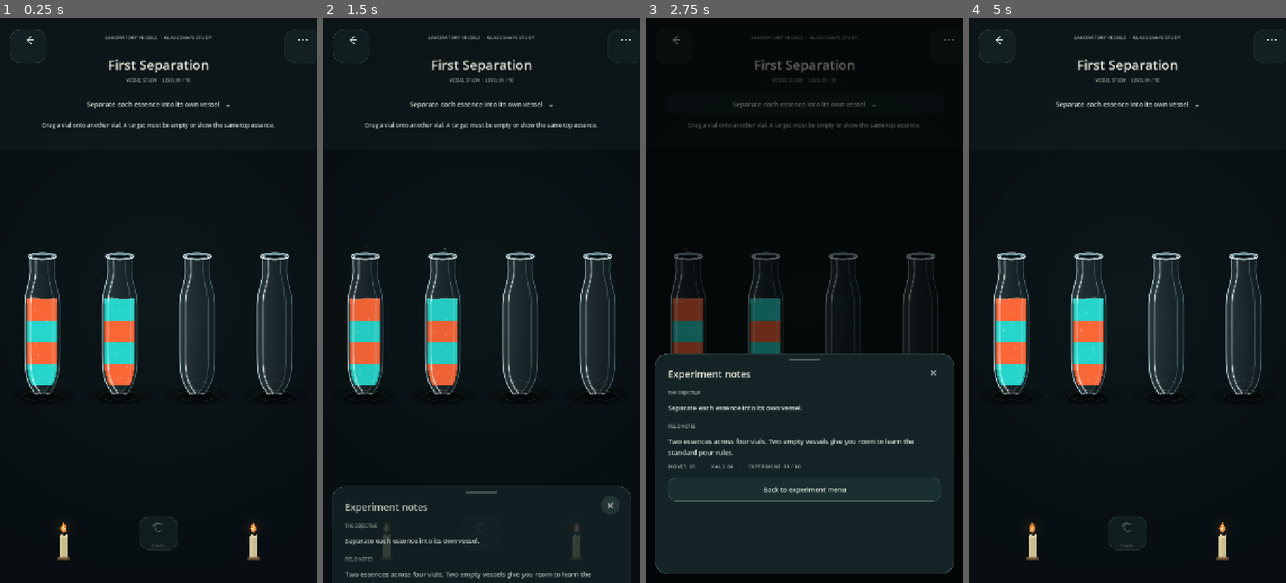
Above: before the commit, frames 1-4 (left to right).
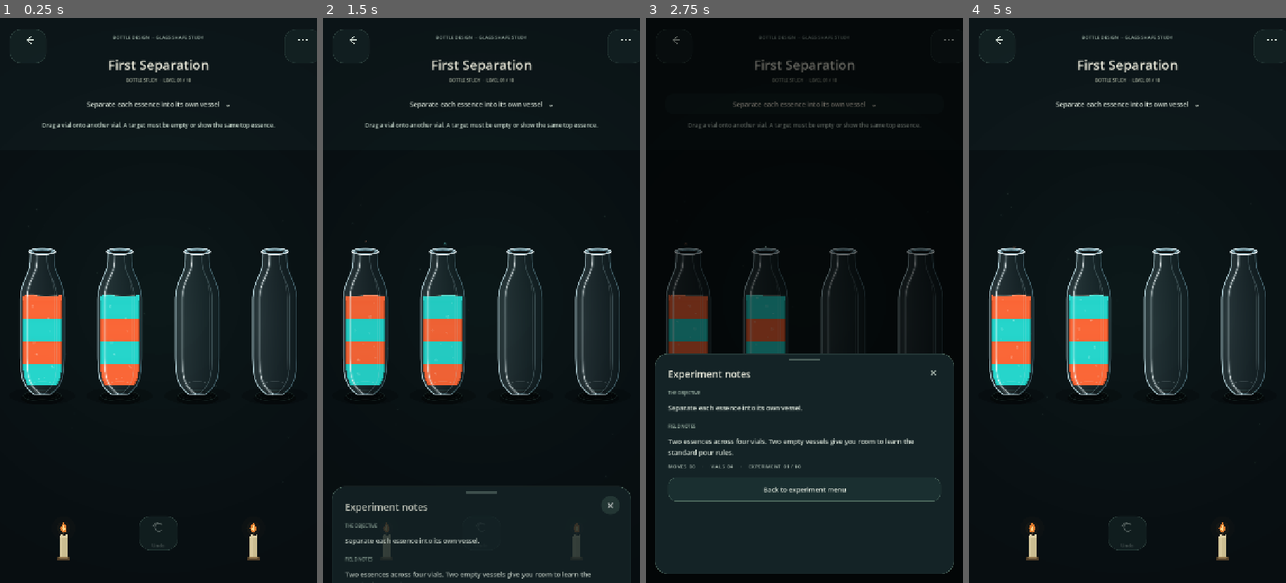
Above: after the commit, the same moments.

Repository: Kryodo/spell-sort-game
Game: Godot game, scene res://scenes/test_tube_sorting_board.tscn
Same seed, same stepped clock (60 frames per second), same inputs: the game is played once before the commit and once after it. This scene is started directly instead of the project's main scene.
Inputs:
- Up to frame 1 (0.25 s): no input
- Up to frame 2 (1.5 s): click "Separate each essence into it…" at 0.5 s; click "×" at 1.25 s
- Up to frame 3 (2.75 s): click "Separate each essence into it…" at 2 s
- Up to frame 4 (5 s): click "×" at 2.75 s; click "Separate each essence into it…" at 3.5 s; click "×" at 4.25 s

The runs differ from the first frame. In frame 1, 6.0% of the frame differs, in the area x 6-94%, y 3-67%; in frame 2, 5.9%; in frame 3, 2.2%; in frame 4, 6.1%.

Commit message:
Match procedural bottle study to reference design

Diff:
--- a/scripts/test_tube_sorting_board.gd
+++ b/scripts/test_tube_sorting_board.gd
@@ -62,12 +62,12 @@
 func _refresh_hud() -> void:
 	super._refresh_hud()
 	if is_instance_valid(_chapter_label):
-		_chapter_label.text = "LABORATORY VESSELS  ·  GLASS SHAPE STUDY"
+		_chapter_label.text = "BOTTLE DESIGN  ·  GLASS SHAPE STUDY"
 	if is_instance_valid(level_label):
 		if round_complete:
-			level_label.text = "VESSEL STUDY  ·  EXPERIMENT COMPLETE"
+			level_label.text = "BOTTLE STUDY  ·  EXPERIMENT COMPLETE"
 		else:
-			level_label.text = "VESSEL STUDY  ·  LEVEL %02d / 10" % (current_level + 1)
+			level_label.text = "BOTTLE STUDY  ·  LEVEL %02d / 10" % (current_level + 1)
 
 
 func _return_to_world() -> void:
--- a/scripts/test_tube_vial.gd
+++ b/scripts/test_tube_vial.gd
@@ -4,30 +4,30 @@
 # pour behaviour remain shared with the existing vessel system; only the glass
 # silhouette and its reflections are authored here.
 
-const BOTTLE_BODY_WIDTH_RATIO := 0.55
-const BOTTLE_BODY_TOP_RATIO := 0.085
-const BOTTLE_BODY_HEIGHT_RATIO := 0.855
+const BOTTLE_BODY_WIDTH_RATIO := 0.66
+const BOTTLE_BODY_TOP_RATIO := 0.055
+const BOTTLE_BODY_HEIGHT_RATIO := 0.89
 
 
 func _profile_points() -> Array[Vector2]:
-	# A softly curved neck opens into a broad cylindrical body. The lower
-	# shoulders roll inward to a gently flattened, rounded glass foot.
+	# The reference bottle has a compact neck, a soft shoulder and a broad,
+	# mostly straight-sided body. Its corners stay rounded rather than bulbous.
 	return [
-		Vector2(0.000, 0.290),
-		Vector2(0.025, 0.310),
-		Vector2(0.065, 0.310),
-		Vector2(0.115, 0.305),
-		Vector2(0.165, 0.325),
-		Vector2(0.220, 0.375),
-		Vector2(0.285, 0.430),
-		Vector2(0.350, 0.450),
-		Vector2(0.700, 0.450),
-		Vector2(0.790, 0.445),
-		Vector2(0.865, 0.415),
-		Vector2(0.915, 0.365),
-		Vector2(0.955, 0.295),
-		Vector2(0.982, 0.225),
-		Vector2(1.000, 0.190)
+		Vector2(0.000, 0.255),
+		Vector2(0.035, 0.255),
+		Vector2(0.075, 0.258),
+		Vector2(0.120, 0.275),
+		Vector2(0.170, 0.335),
+		Vector2(0.220, 0.405),
+		Vector2(0.275, 0.455),
+		Vector2(0.325, 0.470),
+		Vector2(0.745, 0.470),
+		Vector2(0.825, 0.462),
+		Vector2(0.890, 0.430),
+		Vector2(0.935, 0.370),
+		Vector2(0.970, 0.285),
+		Vector2(0.990, 0.215),
+		Vector2(1.000, 0.175)
 	]
 
 
@@ -108,8 +108,8 @@
 		rect.get_center().x,
 		rect.end.y - rect.size.y * 0.075
 	)
-	var radius_x := rect.size.x * 0.235
-	var radius_y := size.x * 0.040
+	var radius_x := rect.size.x * 0.205
+	var radius_y := size.x * 0.034
 	var back_arc := _ellipse_arc(
 		centre,
 		radius_x,
@@ -123,8 +123,8 @@
 
 func _draw_rounded_glass_base(rect: Rect2) -> void:
 	var bottom_centre := Vector2(rect.get_center().x, rect.end.y - 1.0)
-	var bottom_radius_x := rect.size.x * 0.19
-	var bottom_radius_y := size.x * 0.021
+	var bottom_radius_x := rect.size.x * 0.225
+	var bottom_radius_y := size.x * 0.019
 	var base_glass := _ellipse_points(bottom_centre, bottom_radius_x, bottom_radius_y, 36)
 	draw_colored_polygon(base_glass, Color(0.65, 0.82, 0.87, 0.17))
 	draw_polyline(
@@ -158,9 +158,9 @@
 
 func _draw_flared_rolled_rim(rect: Rect2) -> void:
 	var centre := Vector2(rect.get_center().x, rect.position.y + size.x * 0.006)
-	var outer_radius_x := rect.size.x * 0.365
-	var outer_radius_y := size.x * 0.048
-	var inner_radius_x := outer_radius_x * 0.755
+	var outer_radius_x := rect.size.x * 0.285
+	var outer_radius_y := size.x * 0.043
+	var inner_radius_x := outer_radius_x * 0.77
 	var inner_radius_y := outer_radius_y * 0.56
 
 	# The flared roll is broad enough to catch light, but stays clearly smaller
Not shown, changed: docs/atelier-opening-prototype.md
